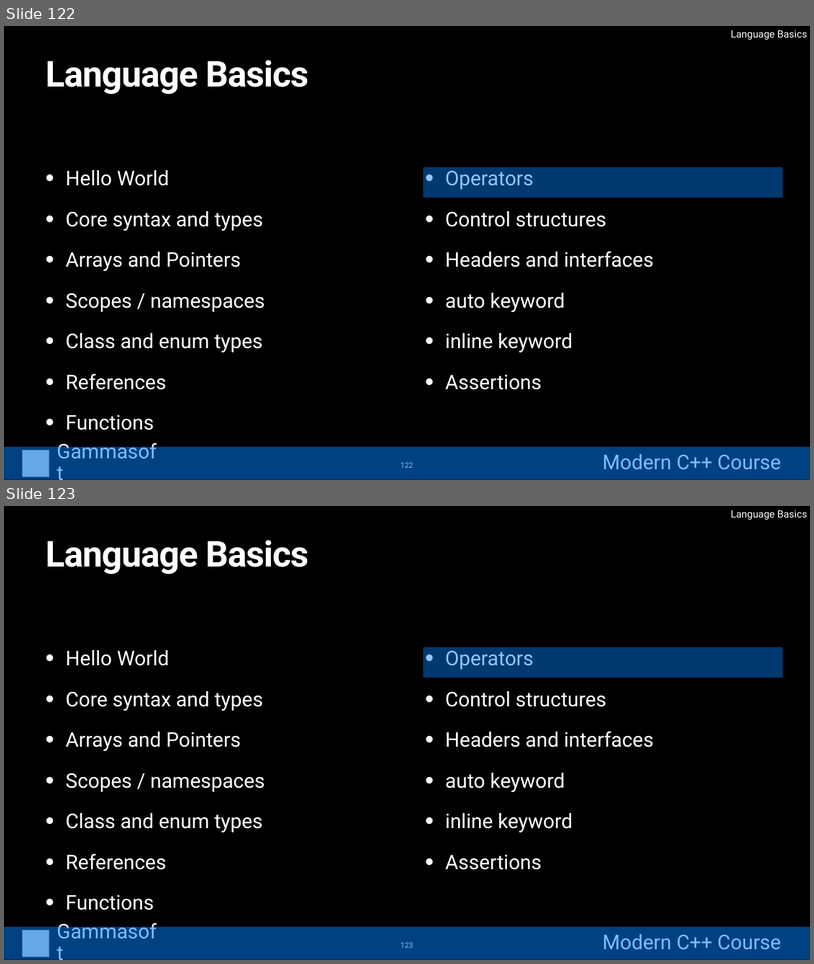
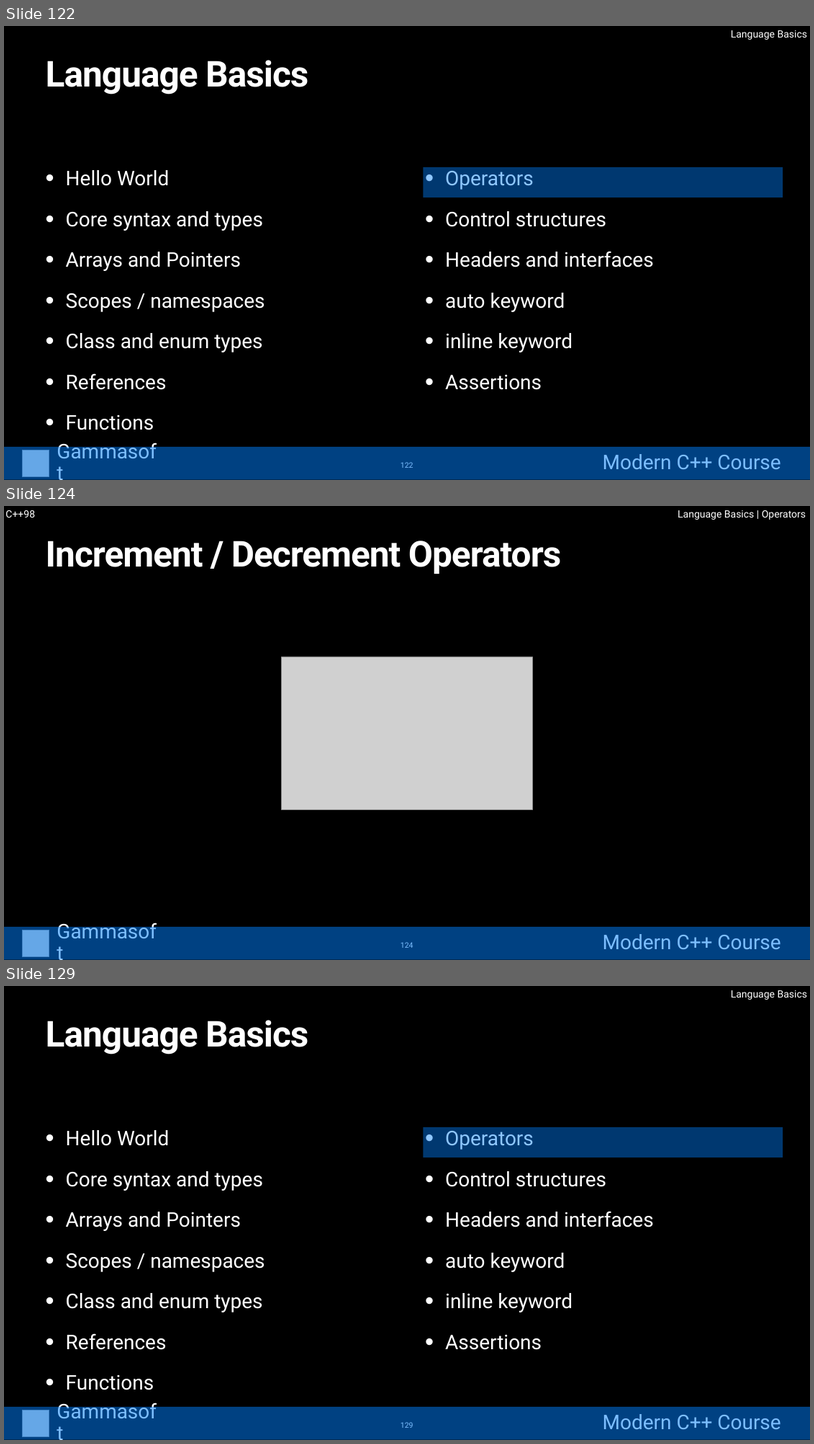
Before and after one commit to gammasoft71/cpp_modern_course, a slide deck: course/powerpoints/02_modern_cpp_course_language_basics.pptx. Shown one above the other, each under a label of ours: slides 122 and 123 before the commit, slides 122, 124 and 129 after it; the slides between them are not shown. The pictures are 814x964 and 814x1444 pixels, drawn with LibreOffice and Linux fonts; fonts in the diff are those of the drawing; grey boxes stand for pictures. Boxes give left, top, right and bottom in pixels: in the first picture for what was removed or moved away, otherwise in the second. Text is boxed around its words. In the diff, an @@ line names an element or a change of style, - is before the commit and + after.

```diff
--- a/course/powerpoints/02_modern_cpp_course_language_basics.pptx
+++ b/course/powerpoints/02_modern_cpp_course_language_basics.pptx
@@ slide 124 added at bbox=[4, 506, 810, 960], background #000000 @@
@@ text added at bbox=[5, 510, 35, 518], 24 pt, text #FFFFFF @@
+C++98
@@ text added at bbox=[678, 510, 806, 520], 24 pt, text #FFFFFF @@
+Language Basics | Operators
@@ title added at bbox=[46, 541, 562, 574], 85 pt, text #FFFFFF, bold @@
+Increment / Decrement Operators
@@ picture added at bbox=[282, 656, 532, 809] @@
@@ group added at bbox=[4, 926, 810, 960]: 2 texts, 1 picture, 1 rectangle @@
+Gammasoft
+Modern C++ Course
@@ page number added at bbox=[401, 942, 414, 947], 18 pt, text #FFFFFF @@
+124
@@ what was slide 123 is now slide 129 @@
@@ page number at bbox=[401, 1422, 414, 1427]: text changed @@
-123
+129
```
Also in this commit, not shown: 5 other slides added.
